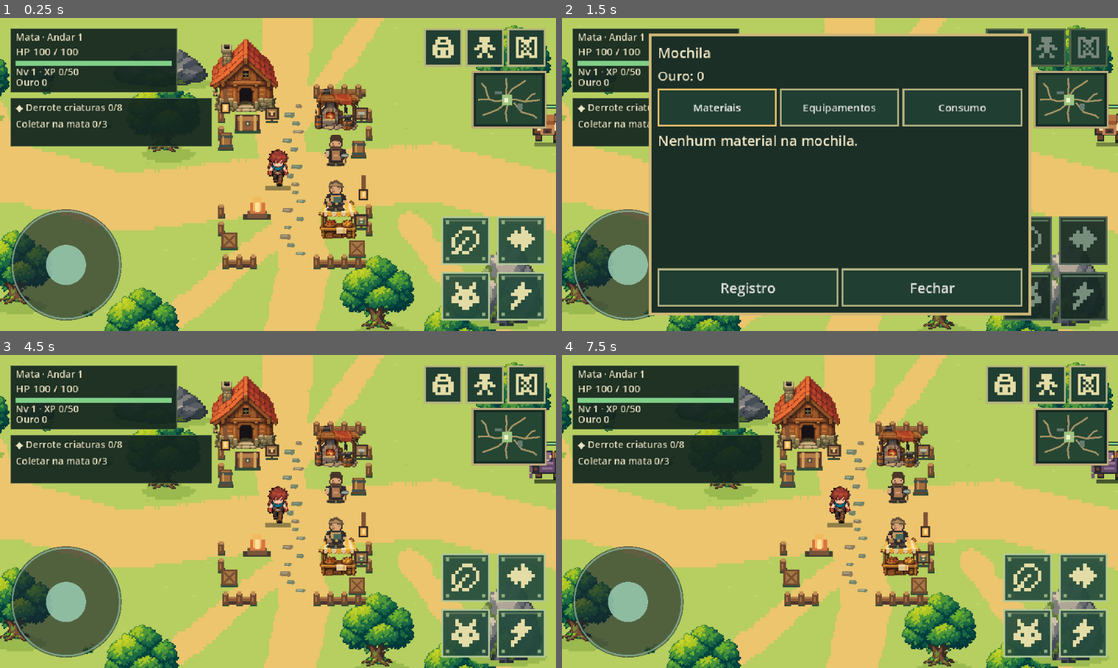
Above: before the commit, frames 1-4 (two rows, left to right).
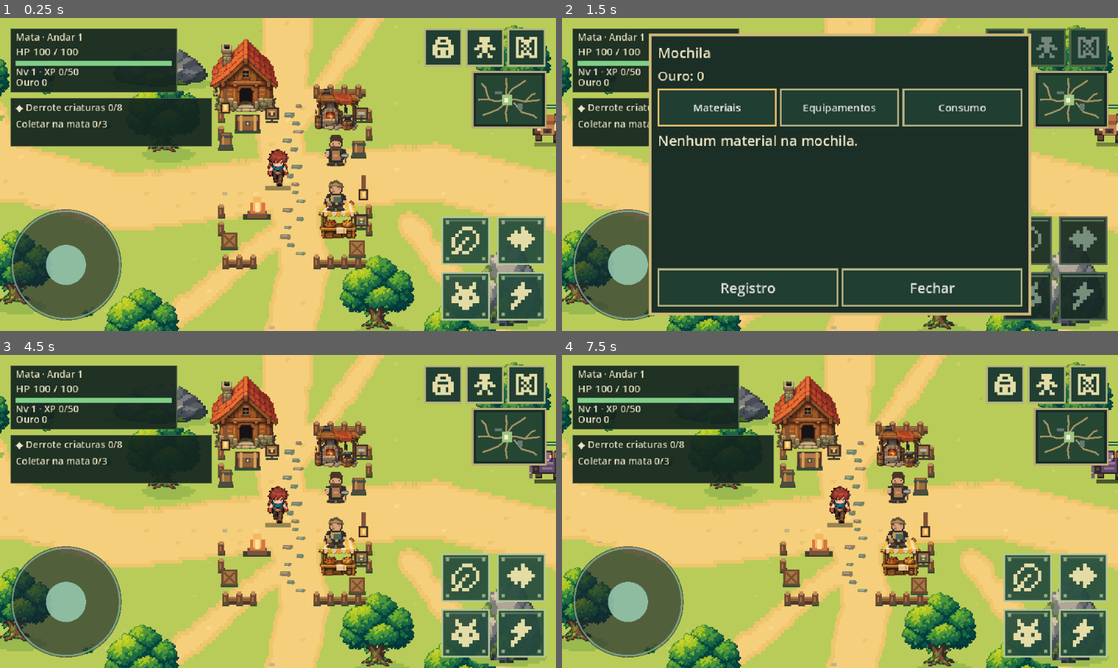
Above: after the commit, the same moments.

Repository: thiagohugo12-dotcom/arveon
Game: Godot game, scene res://scenes/main.tscn
Two runs of this game, one before a commit and one after it. Both use one fixed random seed, a clock stepped at 60 frames per second and the inputs below.
Inputs (mouse positions are in pixels of both pictures, inside the frame that each line leads up to):
- Up to frame 1 (0.25 s): no input
- Up to frame 2 (1.5 s): click (1006, 46) at 0.52 s; click "Materiais" at 1.25 s
- Up to frame 3 (4.5 s): click "Equipamentos" at 2 s; click "Consumo" at 2.75 s; click "Registro" at 3.5 s; click "Fechar" at 4.25 s
- Up to frame 4 (7.5 s): click (1045, 383) at 5.02 s; click "Personagem" at 5.75 s; click "Habilidades" at 6.5 s; click "Fechar · C / Esc" at 7.25 s

The runs differ from the first frame. In frame 1, less than 0.1% of the frame differs, in the area x 3-81%, y 32-100%; in frame 2, less than 0.1%; in frame 3, less than 0.1%; in frame 4, less than 0.1%.

Commit message:
art(mata): refine only floor-one grass and warm sand trails

Diff:
--- a/scripts/presentation/floor_v2_view.gd
+++ b/scripts/presentation/floor_v2_view.gd
@@ -28,11 +28,14 @@
 func paint() -> void:
 	if layout == null:
 		return
-	layout.draw_rect(Rect2(0,0,1200,900),Color("#b7ce60"))
+	layout.draw_rect(Rect2(0,0,1200,900),Color("#b9cc59"))
 	# Sparse tiny colour clusters; no dense repeated texture.
-	for i in range(250):
+	for i in range(190):
 		var at := Vector2(18+layout._hash(i,27)%1164,18+layout._hash(i,82)%864).snapped(Vector2(2,2))
-		layout.draw_rect(Rect2(at,Vector2(4,2)),Color("#c0d66b") if i%3 else Color("#afc75a"))
+		var tone := Color("#c2d46b") if i%3 else Color("#aec44f")
+		layout.draw_rect(Rect2(at,Vector2(4,2)),tone)
+		if i%4 == 0:
+			layout.draw_rect(Rect2(at+Vector2(2,-2),Vector2(2,2)),tone)
 	# One cached authored path texture, rather than thousands of stamp commands.
 	layout.draw_texture_rect(PATHS,Rect2(0,0,1200,900),false)
 	# Identical decorative anchors / safety exclusions as the existing layout.
Binary file changed: assets/art/mata_v2/paths.png
Binary file added: docs/screenshots/mata-v2/terreno_390x844.png
Binary file added: docs/screenshots/mata-v2/terreno_640x360.png
Not shown, added: docs/MATA_TERRENO_REPORT.md
Not shown, changed: tools/generate_mata_v2_paths.py
